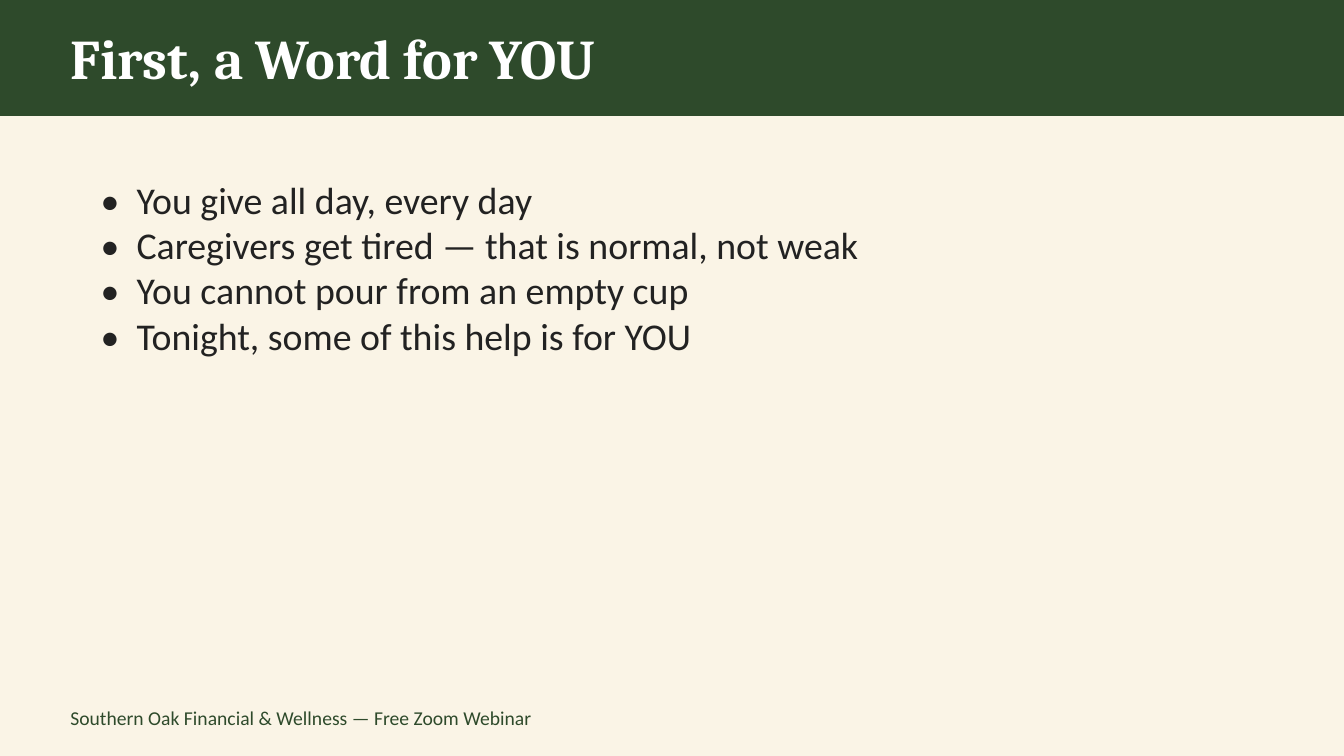
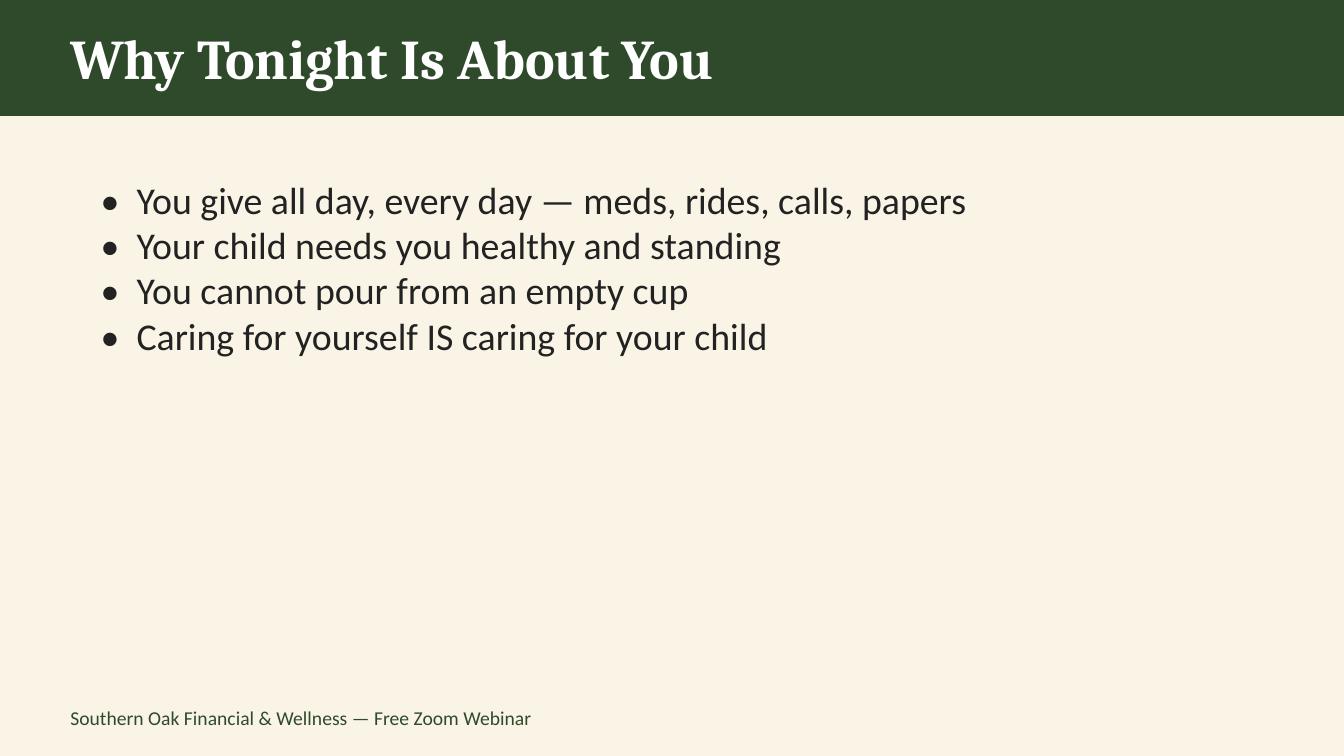
Before and after one commit to southernoakfw-ja/southernoakfw-ja.github.io, a slide deck: slide 3 of assets/Caregiver-Webinar-Nov13.pptx. Drawn at 1344x756 pixels with LibreOffice and Linux fonts; fonts in the diff are those of the drawing. Boxes give left, top, right and bottom in pixels: in the first picture for what was removed or moved away, otherwise in the second. Text is boxed around its words. In the diff, an @@ line names an element or a change of style, - is before the commit and + after.

```diff
--- a/assets/Caregiver-Webinar-Nov13.pptx
+++ b/assets/Caregiver-Webinar-Nov13.pptx
@@ text at (x1=70, y1=40, x2=714, y2=91): text changed @@
-First, a Word for YOU
+Why Tonight Is About You
@@ text at (x1=137, y1=187, x2=966, y2=266): text changed @@
-• You give all day, every day
-• Caregivers get tired — that is normal, not weak
+• You give all day, every day — meds, rides, calls, papers
+• Your child needs you healthy and standing
@@ text at (x1=137, y1=323, x2=767, y2=357): text changed @@
-• Tonight, some of this help is for YOU
+• Caring for yourself IS caring for your child
```
Also in this commit, not shown: 7 other slides changed, 3 slides added, 4 slides removed, 6 other files.
